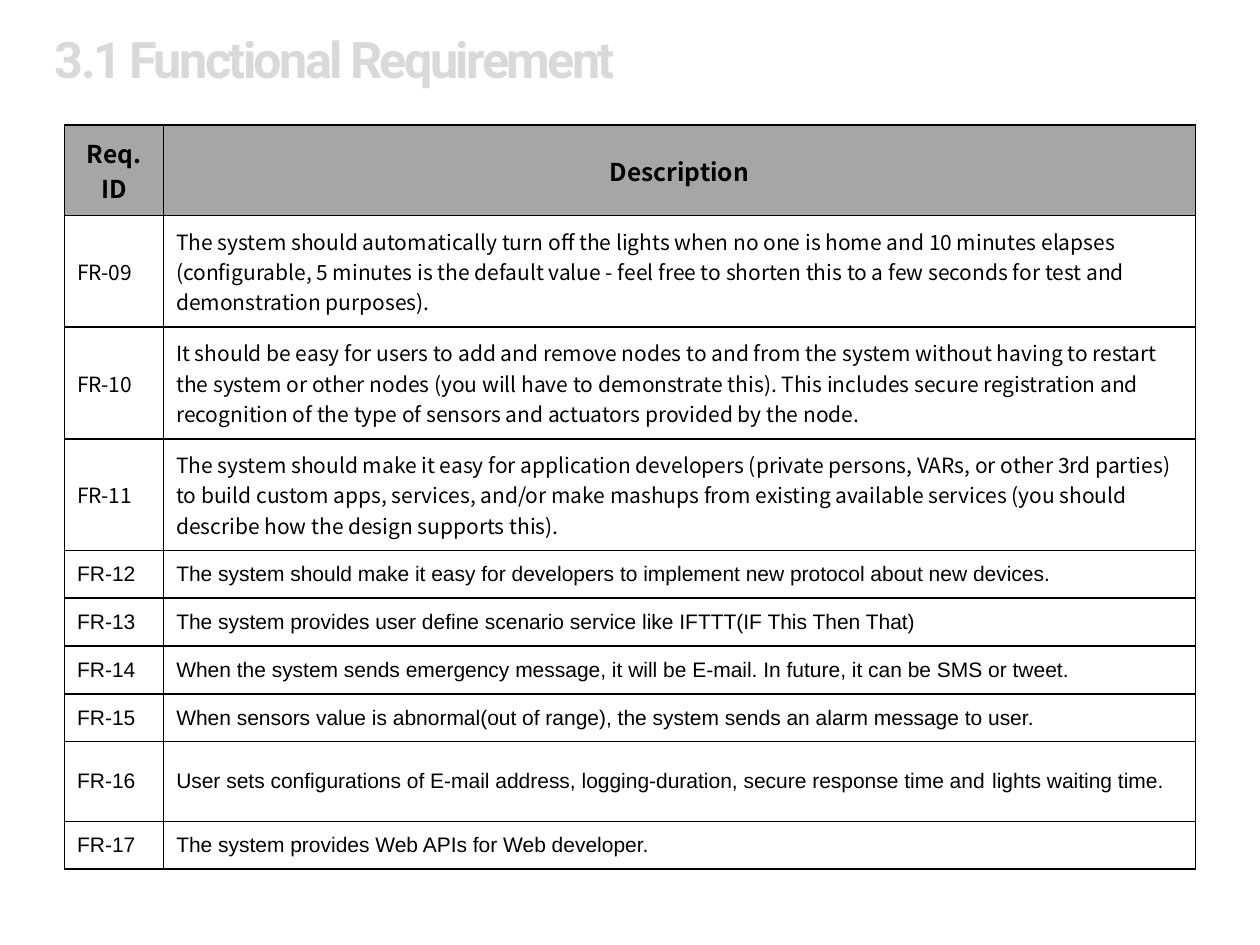
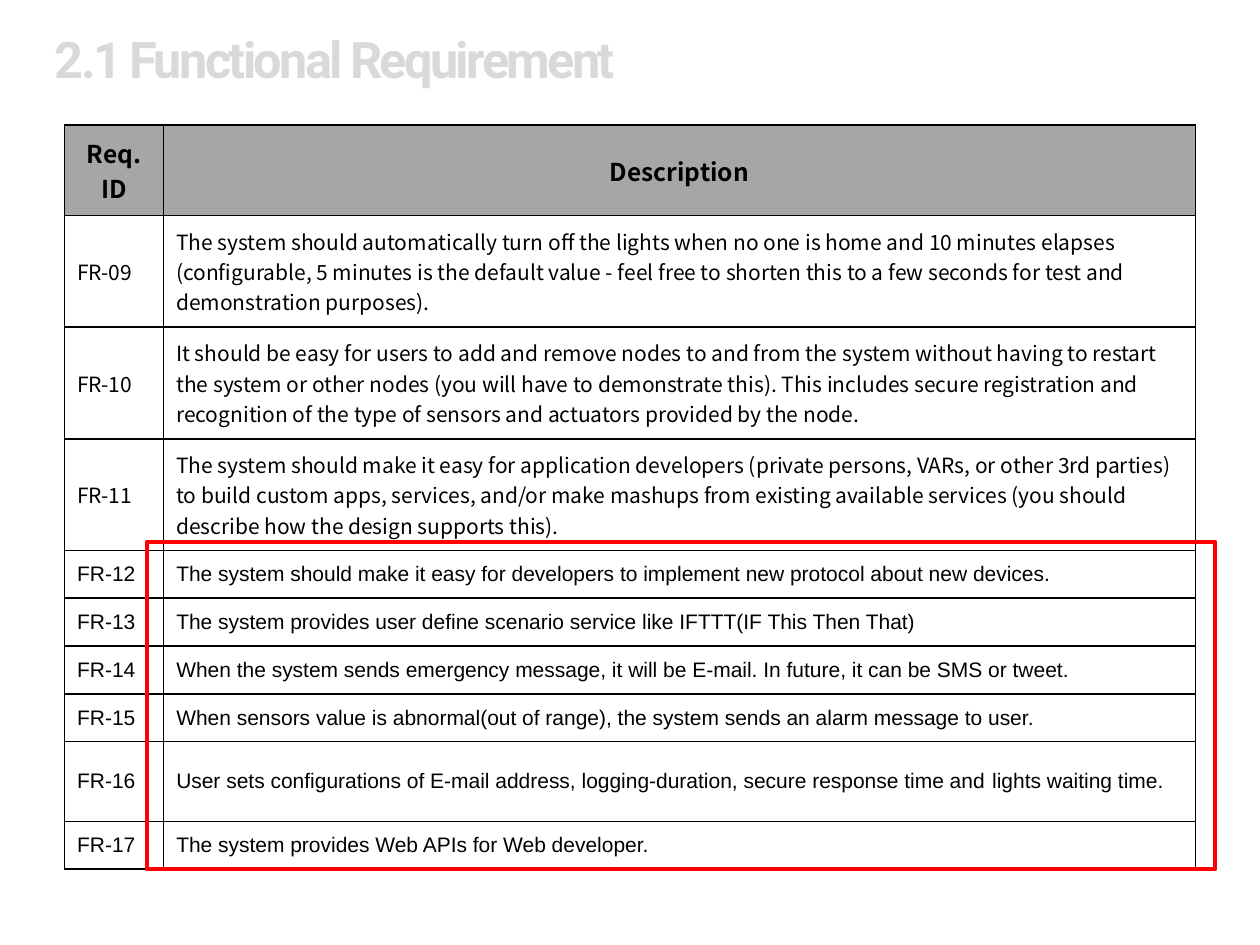
Before and after one commit to youkkwon/smarthome, a slide deck: slide 7 of doc/Docs/IoT System Final Presentation_0624.pptx. Drawn at 1260x945 pixels with LibreOffice and Linux fonts; fonts in the diff are those of the drawing; background and template pictures are left out. Boxes give left, top, right and bottom in pixels: in the first picture for what was removed or moved away, otherwise in the second. Text is boxed around its words. In the diff, an @@ line names an element or a change of style, - is before the commit and + after.

```diff
--- a/doc/Docs/IoT System Final Presentation_0624.pptx
+++ b/doc/Docs/IoT System Final Presentation_0624.pptx
@@ title at (55, 26, 614, 92): text changed @@
-3.1 Functional Requirement
+2.1 Functional Requirement
@@ rectangle added at (147, 542, 1216, 869), outline #FF0000 2.25 pt @@
```
Also in this commit, not shown: 17 other slides changed, 9 slides added.
